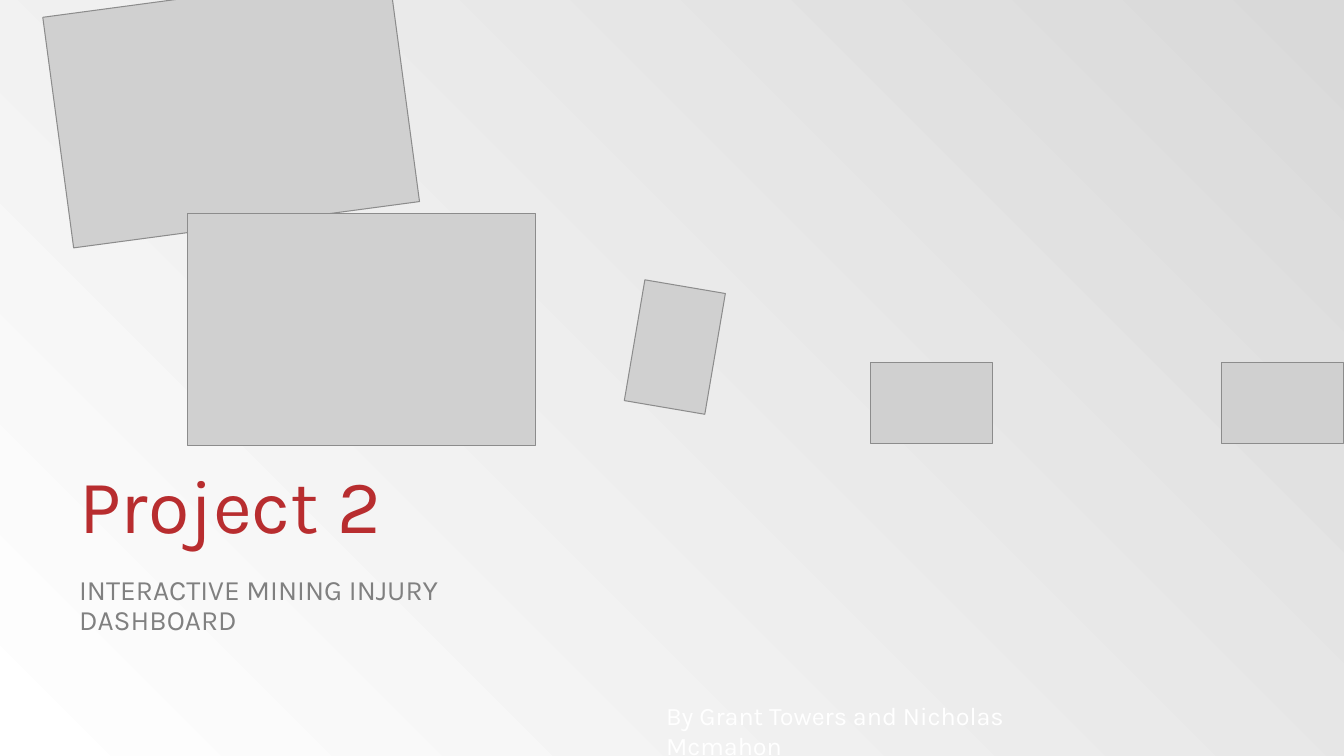
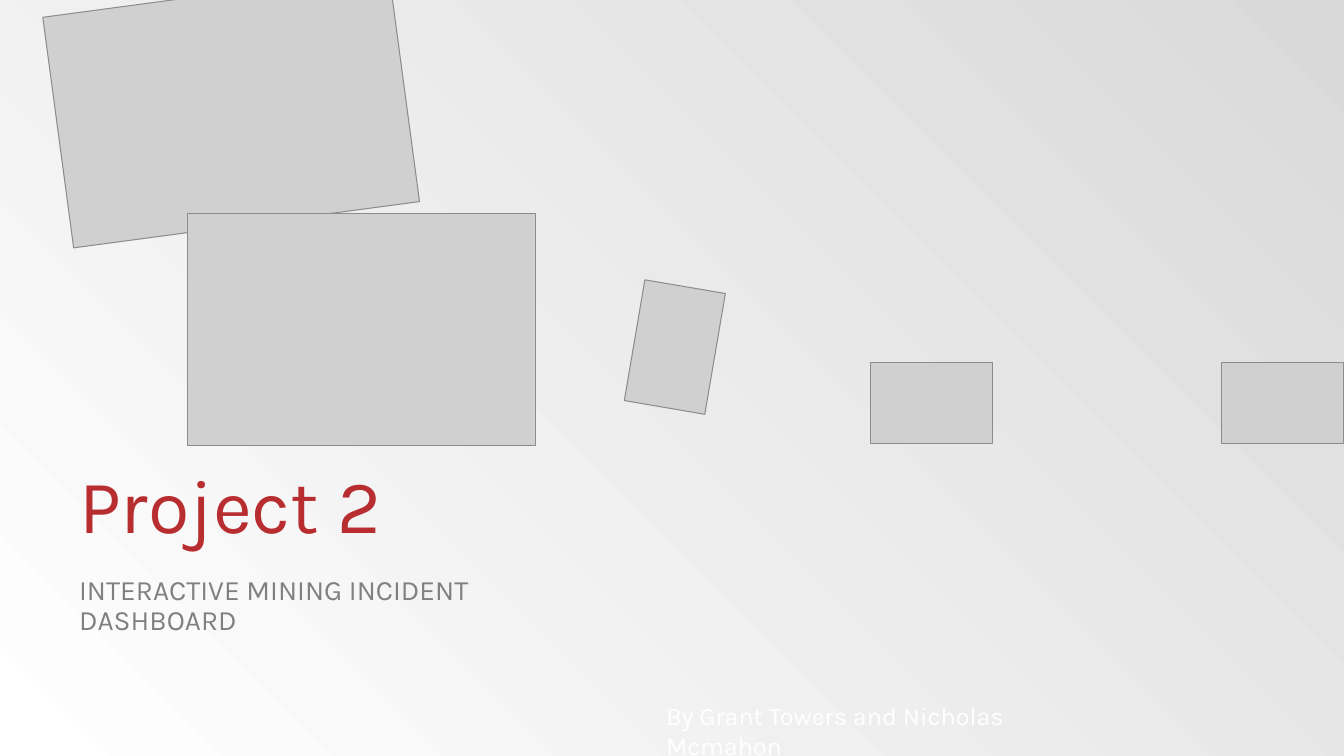
Before and after one commit to granttowers/Project_2, a slide deck: slide 1 of Project 2.pptx. Drawn at 1344x756 pixels with LibreOffice and Linux fonts; fonts in the diff are those of the drawing; grey boxes stand for pictures; background and template pictures are left out. Boxes give left, top, right and bottom in pixels: in the first picture for what was removed or moved away, otherwise in the second. Text is boxed around its words. In the diff, an @@ line names an element or a change of style, - is before the commit and + after.

```diff
--- a/Project 2.pptx
+++ b/Project 2.pptx
@@ subtitle at [79, 582, 469, 630]: text changed @@
-INTERACTIVE MINING INJURY DASHBOARD
+INTERACTIVE MINING INCIDENT DASHBOARD
```
Also in this commit, not shown: 2 other slides changed, 3 other files.
